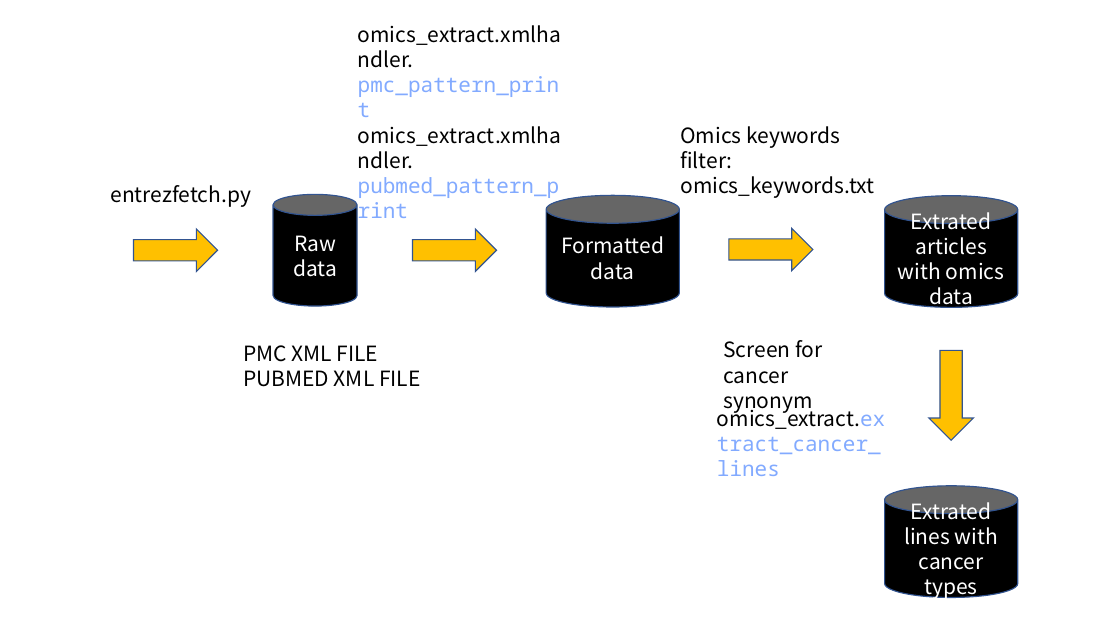
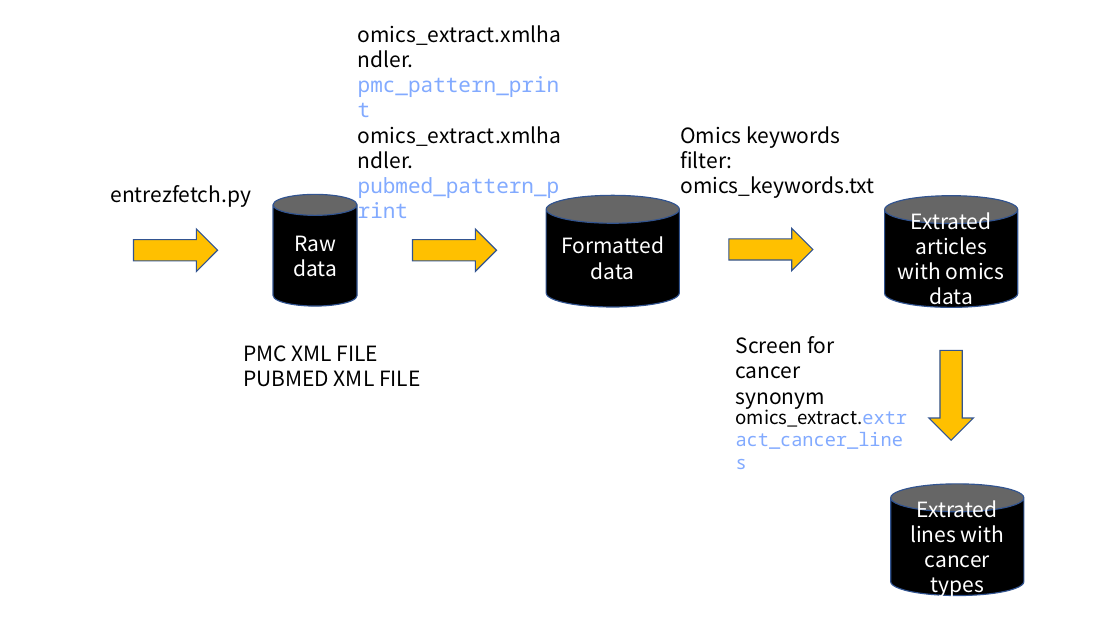
Before and after one commit to HongYhong/cocoon, a slide deck: slide 3 of static/workflow_pic.pptx. Drawn at 1120x630 pixels with LibreOffice and Linux fonts; fonts in the diff are those of the drawing. Boxes give left, top, right and bottom in pixels: in the first picture for what was removed or moved away, otherwise in the second. Text is boxed around its words. In the diff, an @@ line names an element or a change of style, - is before the commit and + after.

```diff
--- a/static/workflow_pic.pptx
+++ b/static/workflow_pic.pptx
@@ text "Screen for cancer synonym": place and size @@
-text "Screen for cancer synonym" at (723, 340, 822, 413)
+text "Screen for cancer synonym" at (736, 336, 834, 409)
@@ text "omics_extract.extract_cancer_lines": place and size @@
-text "omics_extract.extract_cancer_lines" at (717, 405, 885, 476)
+text "omics_extract.extract_cancer_lines" at (736, 405, 956, 543)
@@ text "omics_extract.extract_cancer_lines" at (736, 405, 956, 543): size 18 to 16 pt @@
@@ cylinder "Extrated lines with cancer types": place and size @@
-cylinder "Extrated lines with cancer types" at (885, 486, 1018, 597)
+cylinder "Extrated lines with cancer types" at (891, 484, 1024, 596)
```
Also in this commit, not shown: 1 other slide changed, 5 other files.
